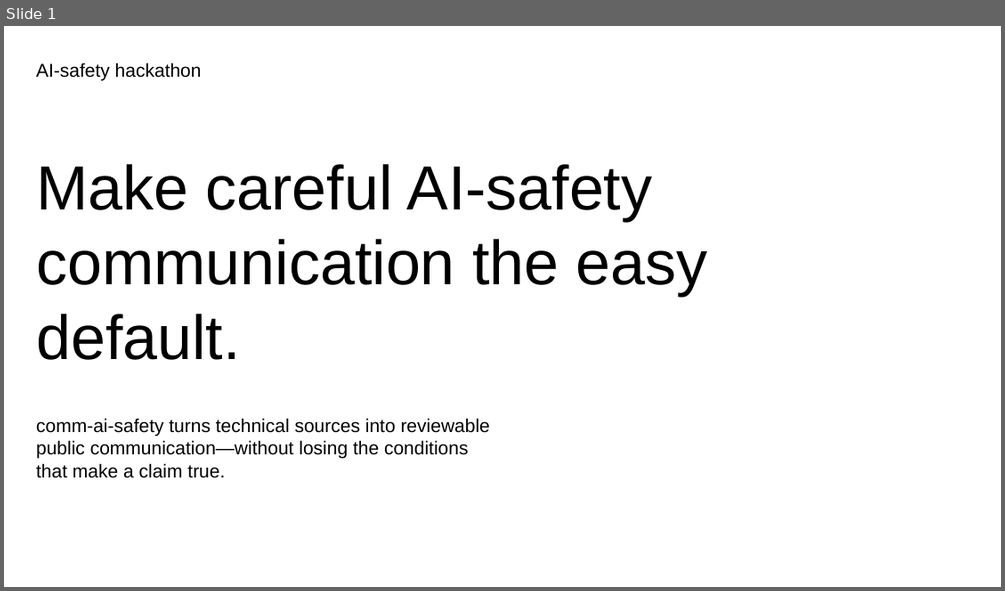
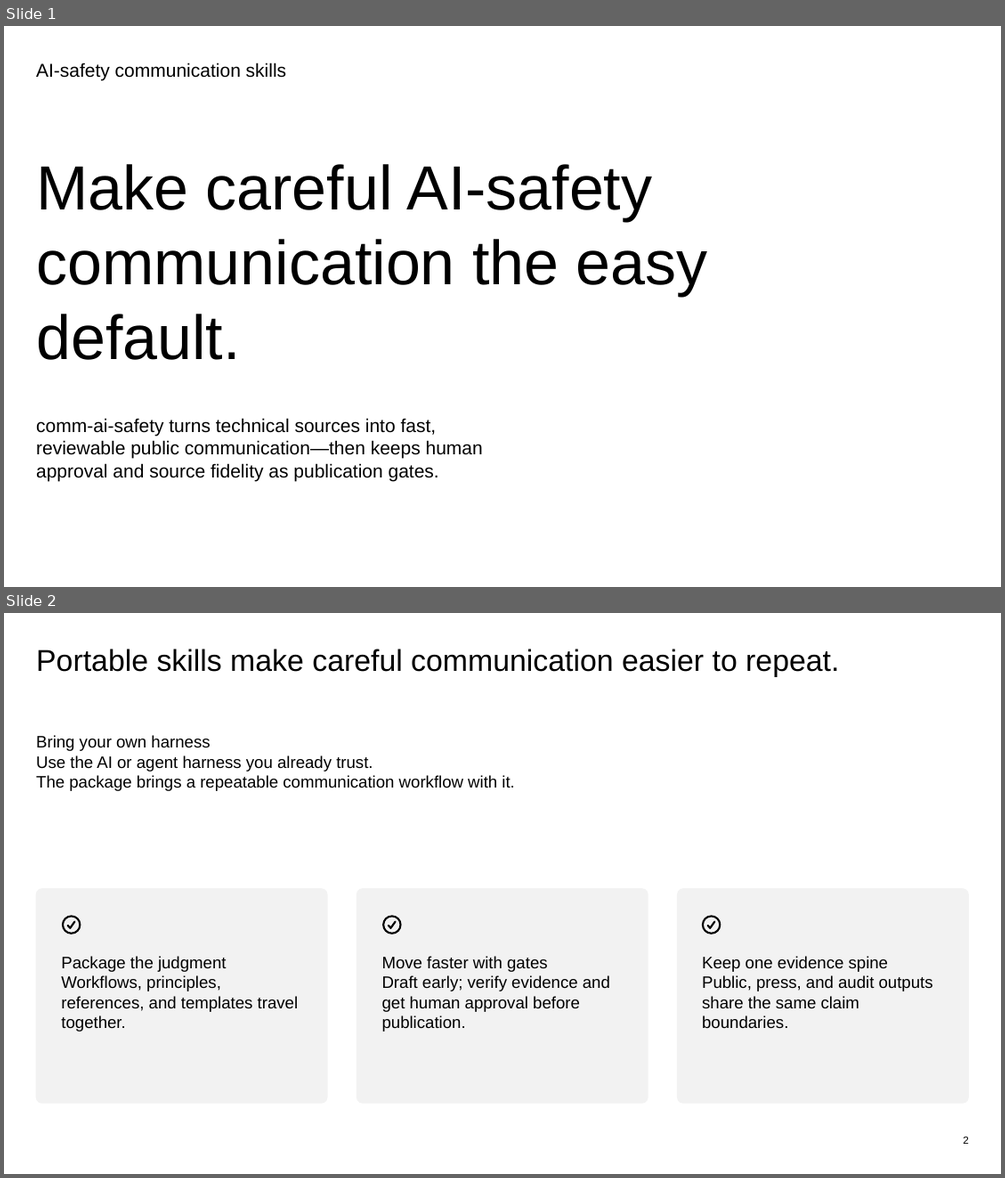
Before and after one commit to mychiffonn/comm-ai-safety, a slide deck: outputs/comm-ai-safety-pitch.pptx. Shown one above the other, each under a label of ours: slide 1 before the commit, slides 1 and 2 after it. The pictures are 1005x591 and 1005x1178 pixels, drawn with LibreOffice and Linux fonts; fonts in the diff are those of the drawing. Boxes give left, top, right and bottom in pixels: in the first picture for what was removed or moved away, otherwise in the second. Text is boxed around its words. In the diff, an @@ line names an element or a change of style, - is before the commit and + after.

Commit message:
Update skills and pitch

```diff
--- a/outputs/comm-ai-safety-pitch.pptx
+++ b/outputs/comm-ai-safety-pitch.pptx
@@ slide 2 added at <box>4,613,1001,1174</box>, background #FFFFFF @@
@@ text added at <box>36,649,839,677</box>, 29 pt, text #000000 @@
+Portable skills make careful communication easier to repeat.
@@ text added at <box>36,735,514,791</box>, 16 pt, text #000000 @@
+Bring your own harness
+Use the AI or agent harness you already trust.
+The package brings a repeatable communication workflow with it.
@@ rounded rectangle added at <box>35,888,327,1103</box>, fill #F2F2F2 @@
@@ rounded rectangle added at <box>356,888,647,1103</box>, fill #F2F2F2 @@
@@ rounded rectangle added at <box>677,888,969,1103</box>, fill #F2F2F2 @@
@@ freeform shape added at <box>62,915,81,934</box>, fill #000000 @@
@@ freeform shape added at <box>382,915,402,934</box>, fill #000000 @@
@@ freeform shape added at <box>702,915,721,934</box>, fill #000000 @@
@@ text added at <box>61,956,298,1031</box>, 16 pt, text #000000 @@
+Package the judgment
+Workflows, principles, references, and templates travel together.
@@ text added at <box>382,956,610,1031</box>, 16 pt, text #000000 @@
+Move faster with gates
+Draft early; verify evidence and get human approval before publication.
@@ text added at <box>702,956,933,1029</box>, 16 pt, text #000000 @@
+Keep one evidence spine
+Public, press, and audit outputs share the same claim boundaries.
@@ text added at <box>963,1136,968,1143</box>, 10 pt, text #000000 @@
+2
@@ slide 1 changed as well @@
@@ text at <box>36,62,286,80</box>: text changed @@
-AI-safety hackathon
+AI-safety communication skills
@@ text at <box>36,418,483,481</box>: text changed @@
-comm-ai-safety turns technical sources into reviewable public communication—without losing the conditions that make a claim true.
+comm-ai-safety turns technical sources into fast, reviewable public communication—then keeps human approval and source fidelity as publication gates.
```
Also in this commit, not shown: 3 other slides changed, 2 other slides added, 1 slide removed, 20 other files.
